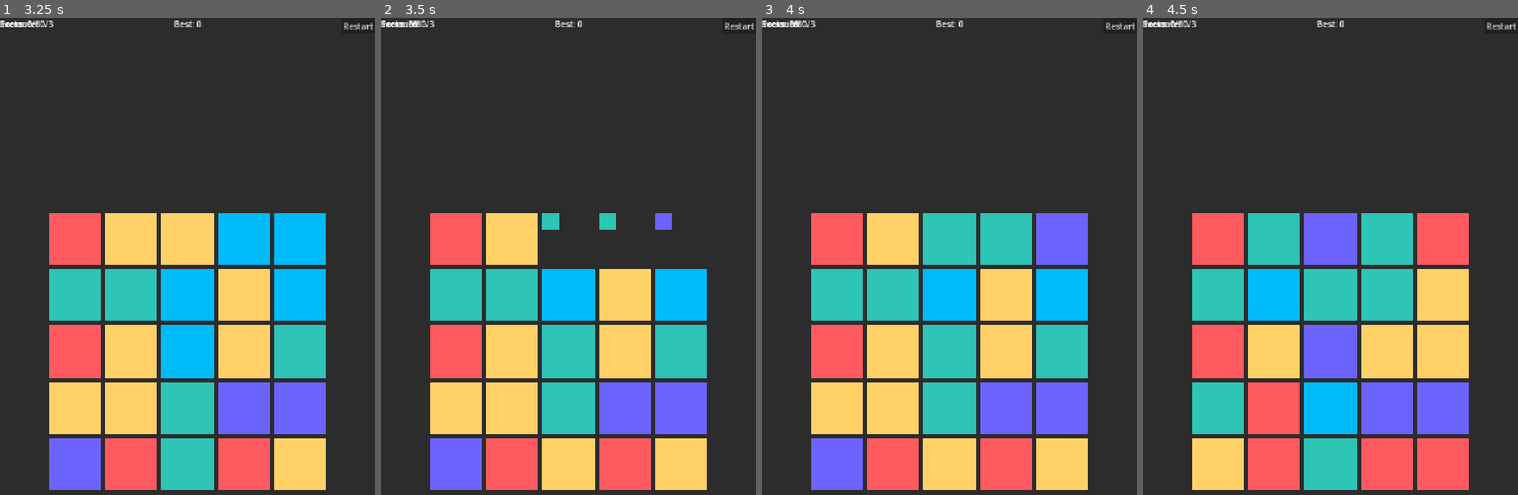
Above: before the commit, frames 1-4 (left to right).
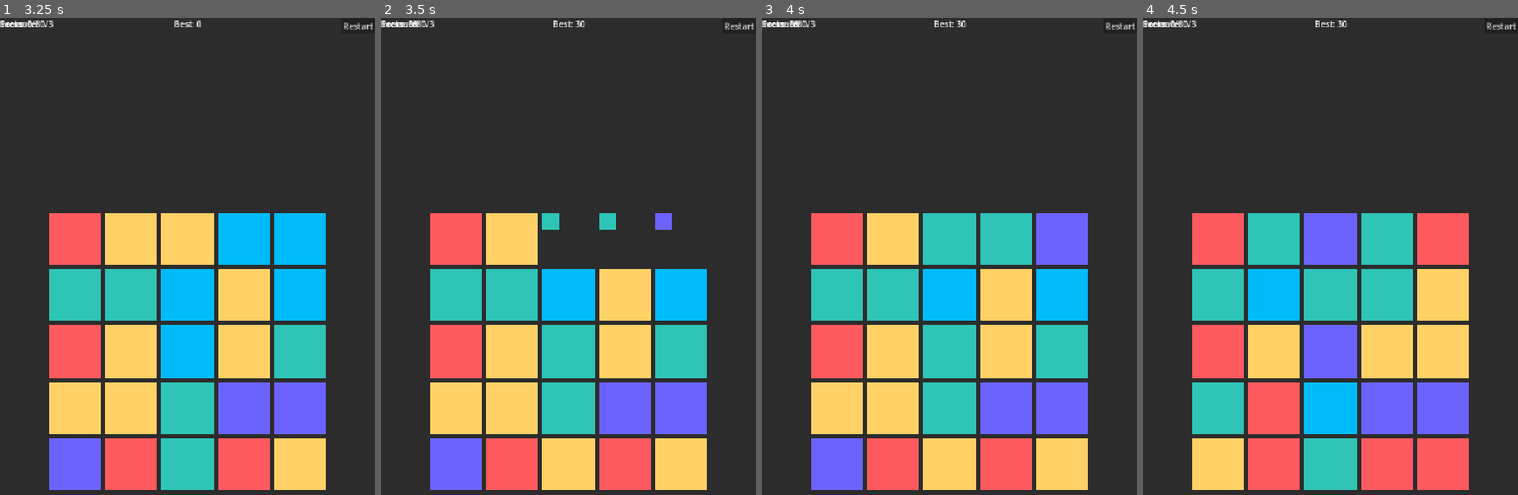
Above: after the commit, the same moments.

Repository: MerabTskhvedadze/echo-grid
Game: Godot game, scene res://scenes/main.tscn
Same seed, same stepped clock (60 frames per second), same inputs: the game is played once before the commit and once after it.
Inputs (mouse positions are in pixels of both pictures, inside the frame that each line leads up to):
- Up to frame 1 (3.25 s): click "Restart" at 0.5 s; click "Restart" at 1.25 s; click "Restart" at 2 s; tap Enter at 2.75 s; drag from (187, 351) to (225, 204) at 2.77 s
- Up to frame 2 (3.5 s): no input
- Up to frame 3 (4 s): drag from (1062, 452) to (930, 485) at 3.52 s
- Up to frame 4 (4.5 s): tap Space at 4.25 s; move the mouse to (1218, 251) at 4.27 s; click (1218, 251) at 4.42 s

Frame 1 is identical in both runs. In frame 2, less than 0.1% of the frame differs, in the area x 46-55%, y 0-2%; in frame 3, less than 0.1%; in frame 4, less than 0.1%.

Commit message:
add best score saving logics

Diff:
--- a/project.godot
+++ b/project.godot
@@ -15,6 +15,10 @@
 config/features=PackedStringArray("4.6", "Mobile")
 config/icon="res://icon.svg"
 
+[autoload]
+
+Savedata="*uid://cx01qf8bymho"
+
 [display]
 
 window/size/viewport_width=720
--- a/scripts/main.gd
+++ b/scripts/main.gd
@@ -2,6 +2,7 @@
 
 @onready var board = $BoardCenter/Board
 @onready var score_label = $ScoreLabel
+@onready var best_label = $BestLabel
 @onready var restart_button = $RestartButton
 @onready var pressure_label = $PressureLabel
 @onready var locks_label = $LocksLabel
@@ -18,10 +19,15 @@
 	on_score_changed(0)
 	on_pressure_changed(0, 3)
 	on_locks_changed(0, 8)
+	refresh_best_label()
 	status_label.text = ""
 
 func on_score_changed(new_score):
 	score_label.text = "Score: " + str(new_score)
+
+	if new_score > Savedata.best_score:
+		Savedata.save_best_score(new_score)
+		refresh_best_label()
 
 func on_pressure_changed(current_pressure, max_pressure):
 	pressure_label.text = "Pressure: " + str(current_pressure) + "/" + str(max_pressure)
@@ -30,8 +36,16 @@
 	locks_label.text = "Locks: " + str(current_locks) + "/" + str(max_locks)
 
 func on_game_over(final_score):
+	if final_score > Savedata.best_score:
+		Savedata.save_best_score(final_score)
+		refresh_best_label()
+
 	status_label.text = "Locked Out"
 
 func on_restart_pressed():
 	status_label.text = ""
 	board.start_game()
+	refresh_best_label()
+
+func refresh_best_label():
+	best_label.text = "Best: " + str(Savedata.best_score)
--- /dev/null
+++ b/scripts/savedata.gd
@@ -0,0 +1,42 @@
+extends Node
+
+const SAVE_PATH = "user://save_data.json"
+
+var best_score = 0
+
+func _ready():
+	load_data()
+
+func load_data():
+	if not FileAccess.file_exists(SAVE_PATH):
+		best_score = 0
+		return
+
+	var file = FileAccess.open(SAVE_PATH, FileAccess.READ)
+	if file == null:
+		best_score = 0
+		return
+
+	var text = file.get_as_text()
+	var data = JSON.parse_string(text)
+
+	if typeof(data) == TYPE_DICTIONARY:
+		best_score = int(data.get("best_score", 0))
+	else:
+		best_score = 0
+
+func save_best_score(new_score):
+	if new_score <= best_score:
+		return
+
+	best_score = new_score
+
+	var file = FileAccess.open(SAVE_PATH, FileAccess.WRITE)
+	if file == null:
+		return
+
+	var data = {
+		"best_score": best_score
+	}
+
+	file.store_string(JSON.stringify(data))
Not shown, added: scripts/savedata.gd.uid
